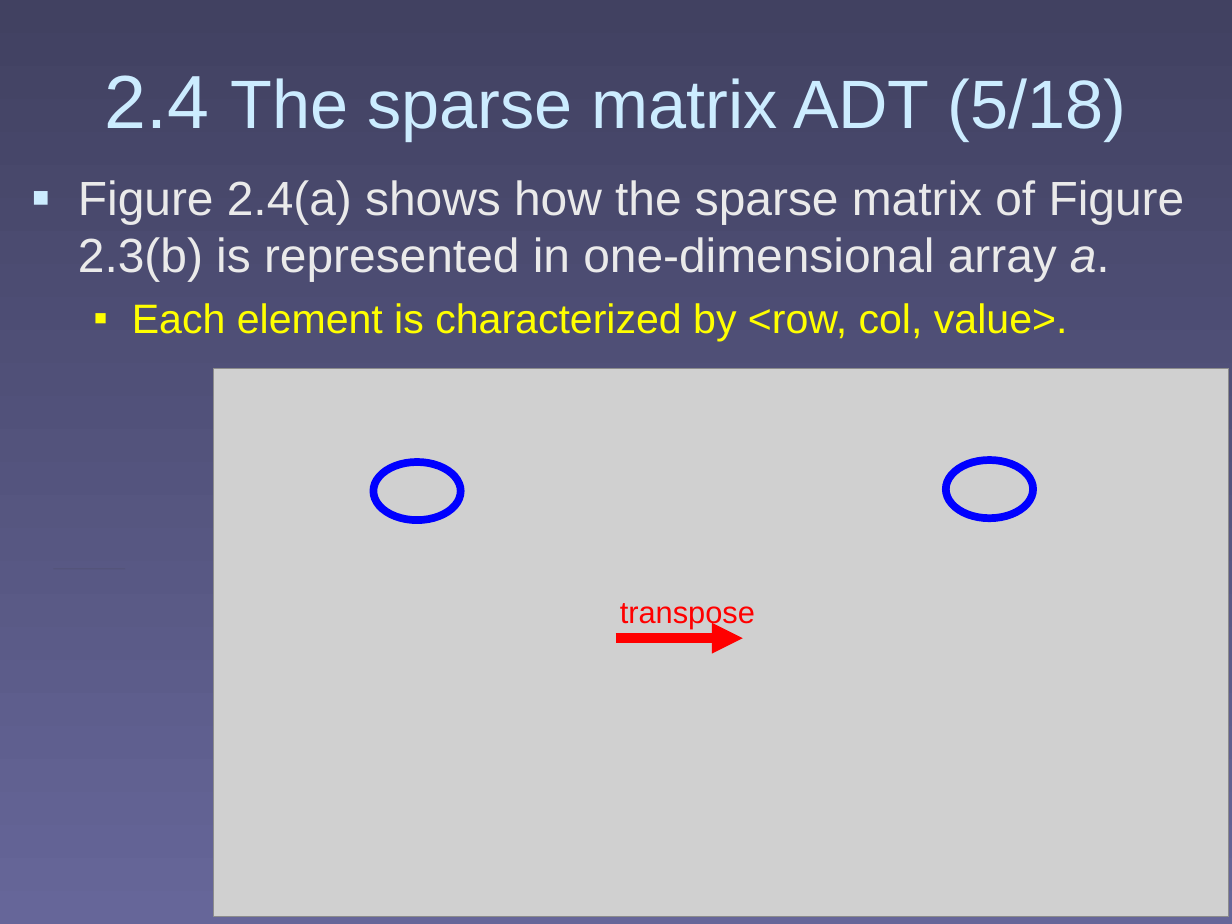
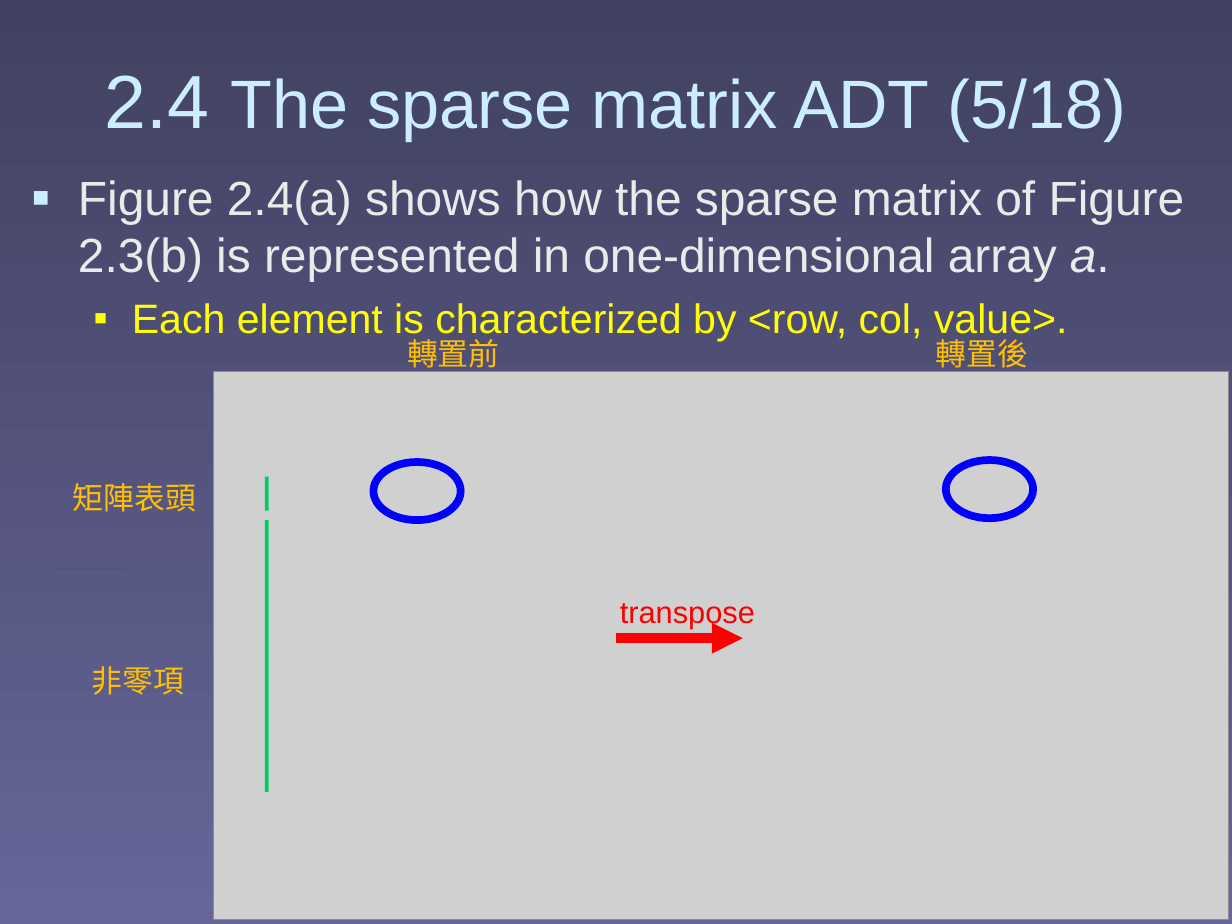
Before and after one commit to weberlu88/2020-NCU-CS-DataStructure, a slide deck: slide 10 of PPT/CH2-3 (5)-2020.ppt. Drawn at 1232x924 pixels with LibreOffice and Linux fonts; fonts in the diff are those of the drawing; grey boxes stand for pictures. Boxes give left, top, right and bottom in pixels: in the first picture for what was removed or moved away, otherwise in the second. Text is boxed around its words. In the diff, an @@ line names an element or a change of style, - is before the commit and + after.

```diff
--- a/PPT/CH2-3 (5)-2020.ppt
+++ b/PPT/CH2-3 (5)-2020.ppt
@@ text added at bbox=[407, 339, 499, 374], 18 pt, text #FFC000 @@
+轉置前
@@ text added at bbox=[936, 339, 1028, 374], 18 pt, text #FFC000 @@
+轉置後
@@ picture: place and size @@
-picture at bbox=[213, 368, 1228, 917]
+picture at bbox=[213, 372, 1228, 920]
@@ line added from (266, 477) to (266, 510), #00CC66 2.24 pt @@
@@ text added at bbox=[73, 483, 196, 512], 18 pt, text #FFC000 @@
+矩陣表頭
@@ line added from (266, 520) to (266, 792), #00CC66 2.24 pt @@
@@ text added at bbox=[92, 666, 184, 695], 18 pt, text #FFC000 @@
+非零項
```
Also in this commit, not shown: 3 other files.
